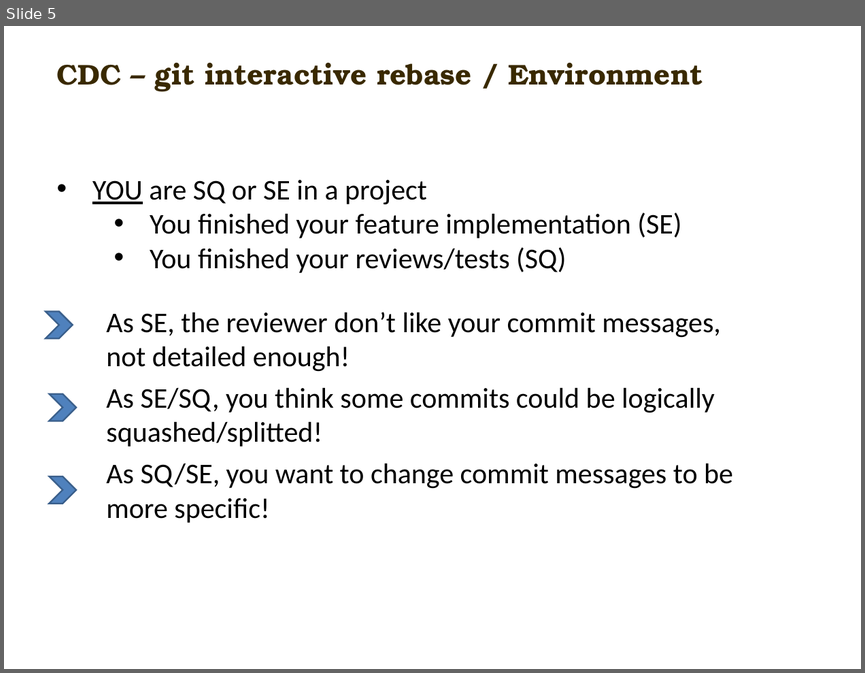
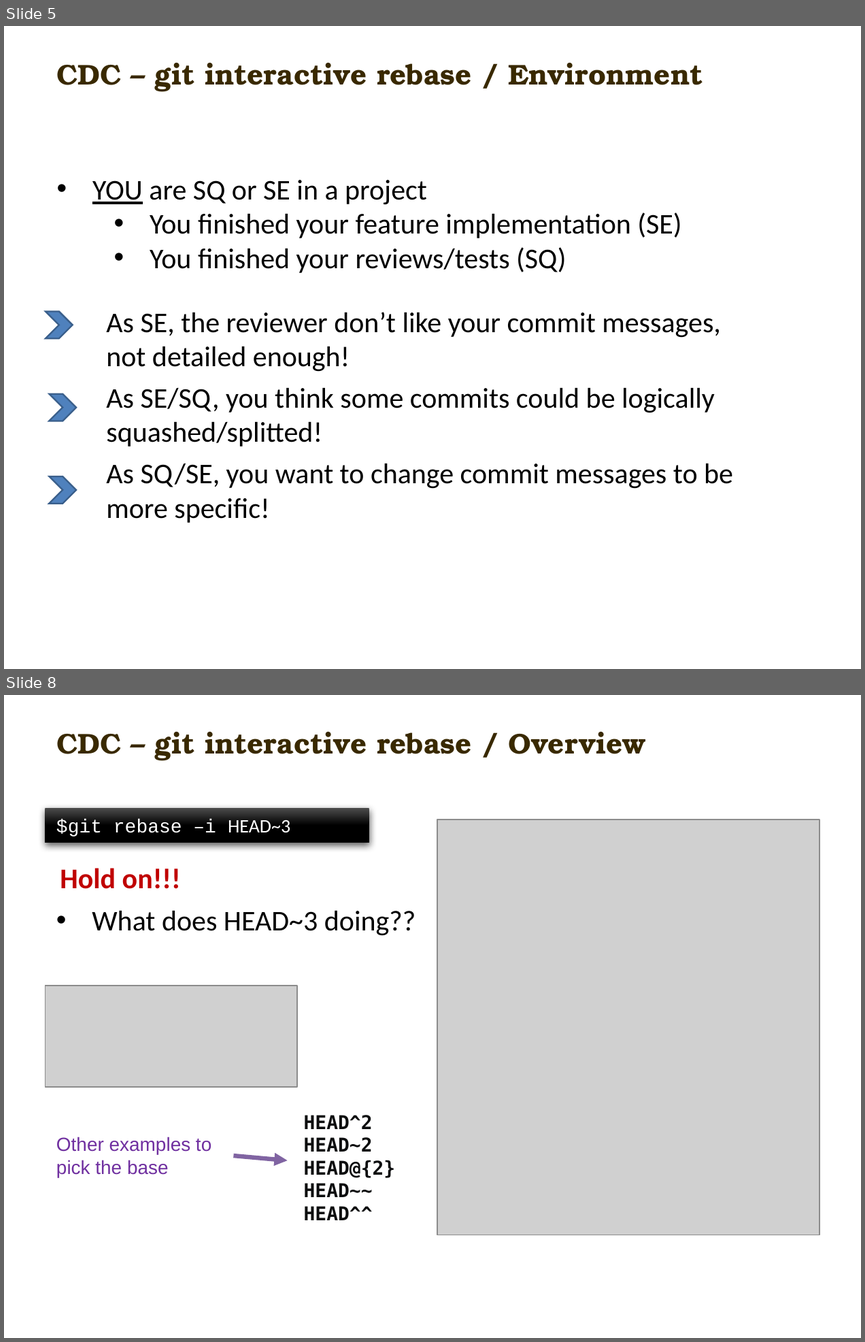
Before and after one commit to carlmitrais/wisdom, a slide deck: cdc_git_ws2.pptx. Shown one above the other, each under a label of ours: slide 5 before the commit, slides 5 and 8 after it; the slides between them are not shown. The pictures are 865x673 and 865x1342 pixels, drawn with LibreOffice and Linux fonts; fonts in the diff are those of the drawing; grey boxes stand for pictures; background and template pictures are left out. Boxes give left, top, right and bottom in pixels: in the first picture for what was removed or moved away, otherwise in the second. Text is boxed around its words. In the diff, an @@ line names an element or a change of style, - is before the commit and + after.

Commit message:
finished initial version, add slide to explain HEAD and how to pick a base to reroll int. rebase

```diff
--- a/cdc_git_ws2.pptx
+++ b/cdc_git_ws2.pptx
@@ slide 8 added at [4, 695, 861, 1338], background picture (left out) @@
@@ text added at [57, 732, 646, 761], 18 pt, text #392900, bold @@
+CDC – git interactive rebase / Overview
@@ rectangle added at [45, 808, 368, 843], fill gradient #4B4B4B to #000000, 12 pt, text #FFFFFF @@
+$git rebase –i HEAD~3
@@ picture added at [437, 819, 819, 1234] @@
@@ text added at [60, 868, 181, 889], 18 pt, text #C00000, bold @@
+Hold on!!!
@@ text added at [92, 911, 415, 936], 18 pt, text #000000 @@
+• What does HEAD~3 doing??
@@ picture added at [45, 985, 298, 1087] @@
@@ text added at [304, 1115, 396, 1220], 12 pt, text #0C0D0E, bold @@
+HEAD^2
+HEAD~2
+HEAD@{2}
+HEAD~~
+HEAD^^
@@ text added at [56, 1136, 211, 1177], 12 pt, text #7030A0 @@
+Other examples to pick the base
@@ arrow added from (234, 1155) to (288, 1160), #8064A2 2.75 pt @@
```
Also in this commit, not shown: 2 slides changed, 1 other slide added.
